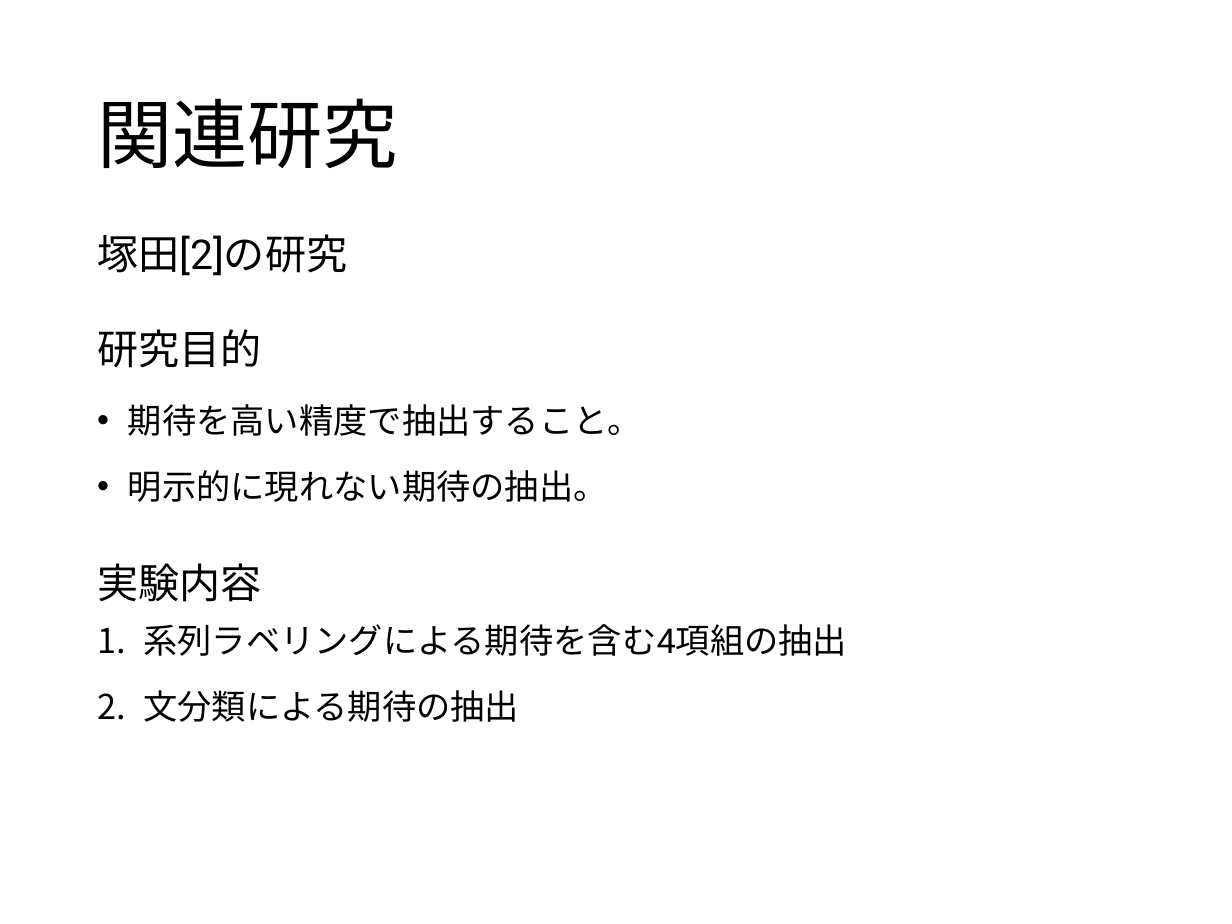
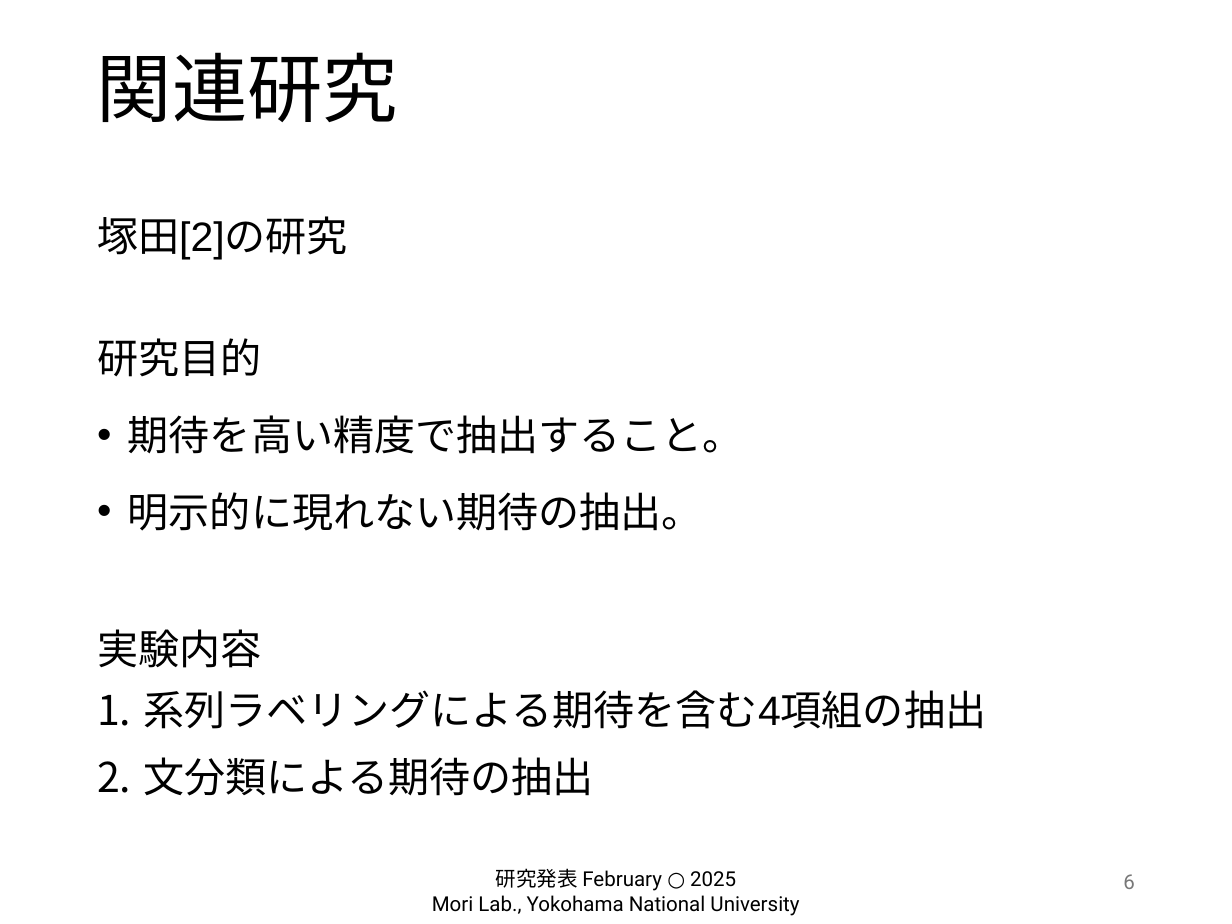
Before and after one commit to hiiragi-moon/graduation-research, a slide deck: slide 6 of 卒研発表.pptx. Drawn at 1232x924 pixels with LibreOffice and Linux fonts; fonts in the diff are those of the drawing; background and template pictures are left out. Boxes give left, top, right and bottom in pixels: in the first picture for what was removed or moved away, otherwise in the second. Text is boxed around its words. In the diff, an @@ line names an element or a change of style, - is before the commit and + after.

```diff
--- a/卒研発表.pptx
+++ b/卒研発表.pptx
@@ title "関連研究": place and size @@
-title "関連研究" at [97,98,398,168]
+title "関連研究" at [97,52,398,122]
@@ text "塚田[2]の研究": place and size @@
-text "塚田[2]の研究" at [97,234,847,722]
+text "塚田[2]の研究" at [97,216,986,796]
@@ text at [97,216,986,796]: font Roboto to Arial; size 20 to 24 pt in "期待を高い精度で抽出すること。", "明示的に現れない期待の抽出。", "系列ラベリングによる期待を含む4項組の抽出", "文分類による期待の抽出" @@
@@ text added at [432,868,799,916], 12 pt, text #000000 @@
+研究発表 February ○ 2025
+Mori Lab., Yokohama National University
@@ page number added at [1123,874,1135,889], 12 pt, text #797979 @@
+6
```
Also in this commit, not shown: 21 other slides changed, 1 slide added, 1 slide removed, 42 other files.
